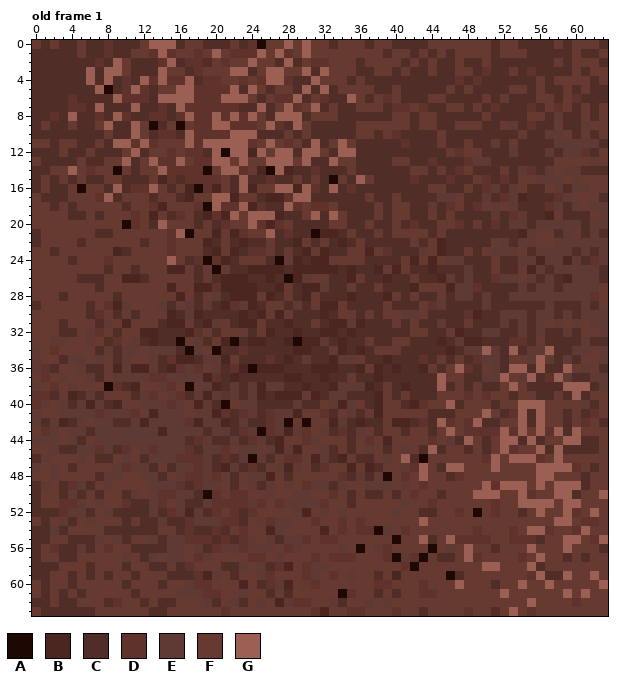
Edited in one commit: pixel-art file (assets/tilesetdraft.ase). That is the earlier state.
64x64 pixels, 11 frames. Colours within 5 levels of each other are drawn and written as one. Shown: old frame 1.
Visible layers, top first: "Layer 1", "Layer 2".
Palette (. is transparent): A #1e0804  B #4b2620  C #502d27  D #5f332b  E #5f3a34  F #663931  G #9b5f54
Pixels before, old frame 1 (only the part around the change), first column x 0:
14 CCFFGFDFFAFCFFGDDDDAFGGDFBAGBCCDCCCFCCCCCCFFCFCDFCCC
15 CFCFCFCCFFCCCFBDCDDDDFCGCCDCCFCFCAFCGFCCCCDCCCDCCFDC
16 CFCCFAFFCGCDDGFCFBADBFCGBFFGGBGDCGCDCCCCCCCCFFCCFCDE
17 FCCCFFFDGCFFFCFFCBFFGGBFFCBBDGGCCCCCCFCCFCCCCEEFCCEC
18 FFCFCFFFFFCFFDBFFFDAGDDGBDCCGDFDDFCCCCFCFFCCECDFCDFE
19 FFFFCCFCFFFDFBFCDFCBDBGFGGGBCCFGCGFCCCFCFFCCFCFCCCCE
20 FFFFFFFFFFADFCGFFFCFCDFFGDBDFCCCCFFCCFCCFCDCCFFDCFCD
21 CFFFFFFCCFFFFFFDGAFFBFBDFFGCDCCABBCFCCFCFFFFCFCCCCCC
22 CFFFFCFFFFFFCFFDFFFBCFCBCCFCCBFCFCBCFCCCCCFCFBCCCCCF
23 FFCFFFFFFBCFFFFDFFFCBFBCDDFCFCBFBCCFFBFDCCCEFBCCFCFE
24 FFFFCFFFDFFFFFFGFCDADBCFFFCAFBCBBFFFFCCCCFBFBFEECCCF
25 FFFFFFFFCFFCFFFBBFCFAFCCBBBBCBBBBBCBCCBFBFCCBCCCECCF
26 FFFFFCCCFFBBCFFFFFCFCBBBCCBCABEFFCCBFCCBCCFCCBECECCD
27 FFFFFFFCFFFFFFFBFFBBDBBBBCCBFCBBECCFCCFCCCBFFFBEEDCC
28 FFFCFFFFFCFFFFFFBFCFECBBBFBCFCBFCCCBCCCBFCFCCFCEECEC
29 CFFFFFCFDBEFFFECFECECBDEBCFFCECFBBFCCCCFCCCFDECCCCEC
30 FFFFFFCDFCFCFFFBCEBCCCCBCBFBFCCCBCFFCFCFFEEFCCCCDBCC
31 FFFCFFFCEFBFFFCBBFCBEFCBBFCCBCCFCBBEBCCCFCFCCECCFCCC
32 FFFCCFEDFCFFBBCCCBDFCFFFCFBCCBCCBBCBCCCCCCFFCCFBCCEE
33 FFEEFFEFCDFECBCCAFECFBACBBCCBABBECBCCFCCFFCCCBCEBBCC
34 EFDFFFFCECEEFEEECAEFACCDCCCCCBBCCFBCBCFFFCCCCCBCEEGE
35 EFFCEEFEFCEFFECDBBCEEBFCCCDCBCECCBEEFCCBCCCDCFCFCDEE
36 EDCFFECCFBEBBECBDEDFECDBABBBCCCBBBCCBFBCBCCBFCFGDCFE
37 FDFEFFECFEEEEDDEEEEBDCBCCCCCBBCCBCCFCCBCCCCCCGFFCCEE
38 EFDFEFFFADCBFFEDFAFEBCECEBEECCBCCBEEEBCFCBCCCGCFCFCC
39 DDCFBCECFFFCEDFEDCEBEDECEBCBBBFBCEECCCBFCFCCCFFFDFDF
40 DEFECEBECBFFEEEDEFBECAFEECCCCECCFEBEFCBFFCBDFFGCFFFC
41 EFFEEEEDEEEDFBEEEFEEBDCDECDEEBFFDCFECFBFFFFFCCCFFFGF
42 ECEBCEFEECCEBEEEEDBEEBCECCDEAFAFFBECBCCFBBCDCGDFDGCC
43 FDEFEECEEEEEEEBEEEECEECDEADEBEDFECDCEFCFFCFFCFGFDDDD
44 EEEFECFEEEEEEEEEECDECCECDECBFFDEFFFCFDFBFFFFDFECGFCF
45 FFECCEEDECDFEDEEEDCEEDFEEFEBEBFFECFCFEFCFEFCGCFFCFCF
46 CEFFFEFCCFEFCEEEDDDECDCEAECFDDFBECBFCCFEFGCAFFFFFFDG
47 EFEFCFFFFEDEECFCEEDECBECDCFEBEFCDFFBFBCFFEDGFCGGFFFG
48 FFEFFFFCEEFFEECFEDDEDFCFEEBFCFFFFFDCECFAFDFGFFCDFFFF
49 CEFCDECFEFFFFEEEDCDEEFCFECEFEFDEECEFFEEEFEFDFFFFFFGD
50 CFFCECFCFFCEFEDDEECADFDDFFEFFEEFFDFCFCCFCFDFFCFFFGGG
51 CFFDDEFEFFDCCEDFECCEDDDDEDFDEEEEDFFCFFFFFEFFDFFFFFFD
52 CCCDEECFECCCCECDEBECDFDCDFFFFEBFEFEFFFFFEFFCCFFDFAFD
53 FCFECFEFFFCFCCECCDEEEDDCFEDEEFFDFFDFDFFFFFFGFFFFFFFF
54 CCECFFFFCCCCCCFFCDCCDCFDFFBEFFFFBFDFDDAEFDFFFFFFFDFF
55 CCFFCCCEFECFFECEEDDDCDCDEFECEEDFDDFFFFFFAFFGCFGDDDDF
56 CFDCCECFDFFCCCCEEFECDEEDEEEFDEFFFFEFAFEDFFFFAFEFGFFC
57 CFFCCFFFFFEFCEFEEFDEFFFFDDFEFFFDFDDDFFFDAEDAFCCFGDFF
58 CCCFFFCFFFCFFCCFCDFFFCCEFECDBFDEEFFFFFFFFDAFFFFFFFGG
59 CCFFCFCFCFFCFFFCCCDBEFCFFEDFFFDEFDFEFFCFBFFFFFACFFFF
60 FCFFCFFFFFCFFFCFFEDDFFFBFCDEBFEDFFFFFFDDFFFDFFFGFFFC
61 FCFCFCFFFFFCFFFFEEEDDFFEFFCFCFFFFFADFFCFCFFDDFFFFFFF
62 CCFCCFFFCDFFCFCCFFFECFECFEFBEDDFFECFFEFEFFFFFFFFFFFF
63 FCCCCCCFFFFFFCCFFFFFFDFFFFFFFFFDBFFDDFFFDFFCFFFFDFFC
New version:
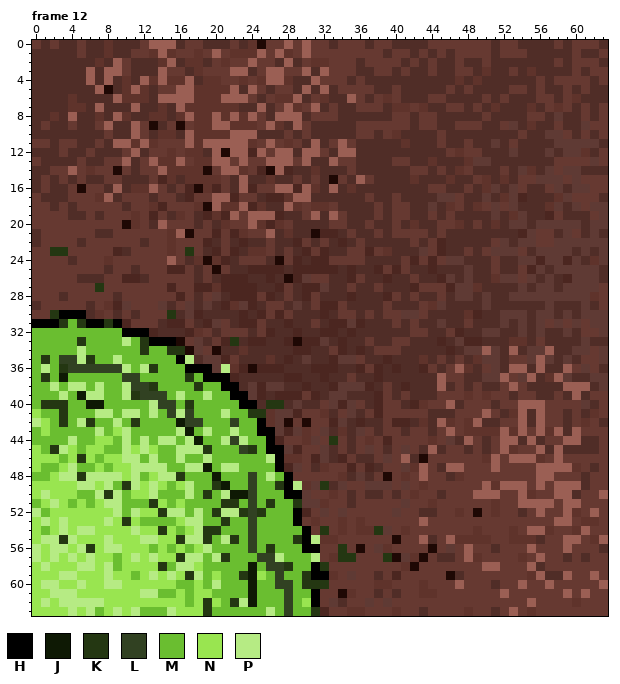
Colours new in this view: H #000000  J #0e1904  K #243712  L #314122  M #6abe30  N #99e550  P #b6eb84
A new or re-ordered frame is compared with the old frame closest to it.
The edit:
frames 11 -> 12
Frame 12 is new; against old frame 1, layer "Layer 1":
y 23: x 2..3 CF -> KK; x 17 F -> K
y 27: x 7 C -> K
y 30: x 2..5 FFFF -> KHHH; x 15 B -> K
y 31: x 0..9 FFFCFFFCEF -> HHHKMKHHKH
y 32: x 0..12 FFFCCFEDFCFFB -> MMMMMMMMMMHHH
y 33: x 0..15 FFEEFFEFCDFECBCC -> MMMMMKMMMMPMKHHH; x 22 A -> K
y 34: x 0..16 EFDFFFFCECEEFEEEC -> MMMMMPMMMMMMKMMKK
y 35: x 0..17 EFFCEEFEFCEFFECDBB -> MKMLLPKMMPMMMMMMHP
y 36: x 0..19 EDCFFECCFBEBBECBDEDF -> MPMKLLLLLLPMPKMMMHHH; x 21 C -> P
y 37: x 0..21 FDFEFFECFEEEEDDEEEEBDC -> MKMJMMMMMMLLMMMMMKMHHH
y 38: x 0..22 EFDFEFFFADCBFFEDFAFEBCE -> MMPMPPMPMMPLLKMMMMKMMHH
y 39: x 0..23 DDCFBCECFFFCEDFEDCEBEDEC -> MMMPMJPPMMPKLLLMPMMPMMHH
y 40: x 0..24 DEFECEBECBFFEEEDEFBECAFEE -> MKKKMMJJMMMMMPLLMKMMMMMHH; x 26..27 CC -> KK
y 41: x 0..25 EFFEEEEDEEEDFBEEEFEEBDCDEC -> NMMKMMMPPMPPMPMLPLMMMPMMKK
y 42: x 0..25 ECEBCEFEECCEBEEEEDBEEBCECC -> PNMKMPKMMPMKMMMMJLLMMMLMMH
y 43: x 0..26 FDEFEECEEEEEEEBEEEECEECDEAD -> MNMMMMMPMNPMMMMMPJMPMMPMMHH
y 44: x 0..26 EEEFECFEEEEEEEEEECDECCECDEC -> MMMMPMMNNMPMPMPPMPJMMPLPMMH; x 33 F -> K
y 45: x 0..27 FFECCEEDECDFEDEEEDCEEDFEEFEB -> NMKPNMNNMMPNPNMMPPPKMMMLKMHH
y 46: x 0..27 CEFFFEFCCFEFCEEEDDDECDCEAECF -> NNNMNKNMNNPPMPMMPMMPMMMMMMPH
y 47: x 0..27 EFEFCFFFFEDEECFCEEDECBECDCFE -> NMMNPMMNMNNPPPPMMPPJMPPMMMMH
y 48: x 0..28 FFEFFFFCEEFFEECFEDDEDFCFEEBFC -> MMNPPKPPPPNPMNPPKMMMJMMMLMPMH
y 49: x 0..29 CEFCDECFEFFFFEEEDCDEEFCFECEFEF -> NNNNNPPNPMKPNPNMNPMMKJMMLMMKHP; x 32 E -> K
y 50: x 0..29 CFFCECFCFFCEFEDDEECADFDDFFEFFE -> NPNNNMMPKPMNNPMMMPMKMPJJLMMMHH
y 51: x 0..29 CFFDDEFEFFDCCEDFECCEDDDDEDFDEE -> MNPNMNMNPPMMMKNMNMMMMKKMLMKMMK
y 52: x 0..29 CCCDEECFECCCCECDEBECDFDCDFFFFE -> PMNNNNNNNPMPNNKPPMPMKPPKLKMMMH
y 53: x 0..29 FCFECFEFFFCFCCECCDEEEDDCFEDEEF -> NPNPNNNNPNKNMMMMNPPMMKMMLMMMMH
y 54: x 0..30 CCECFFFFCCCCCCFFCDCCDCFDFFBEFFF -> NMNPNPPNNNNPNNKNMNPKKMMMLMMMMMH; x 32 B -> K; x 38 A -> K
y 55: x 0..31 CCFFCCCEFECFFECEEDDDCDCDEFECEEDF -> NPPKPNNNPNNNPPNNKPPKMPKMLMMMMKHP
y 56: x 0..31 CFDCCECFDFFCCCCEEFECDEEDEEEFDEFF -> PNPPNPKNPPNNNMNMNMNPMMMMLMKMMMHH; x 34 E -> K
y 57: x 0..31 CFFCCFFFFFEFCEFEEFDEFFFFDDFEFFFD -> PNPNPNPNNMNPNPNNKPPMPKMMMLLPMMMP; x 34..35 DD -> KK; x 39 D -> K
y 58: x 0..32 CCCFFFCFFFCFFCCFCDFFFCCEFECDBFDEE -> NPNNNPPNPMNNNNKMPPNMMMMMJMLLKMMHK
y 59: x 0..32 CCFFCFCFCFFCFFFCCCDBEFCFFEDFFFDEF -> NNNPPNNNPNNMNPNPNKPMNMMKJNMLMMKHH
y 60: x 0..32 FCFFCFFFFFCFFFCFFEDDFFFBFCDEBFEDF -> NPPNNPNNPPNNNNNNMMNMPMMMJMMLLMKKK
y 61: x 0..31 FCFCFCFFFFFCFFFFEEEDDFFEFFCFCFFF -> NNPPPNNNNNNNPPMMNMNNMMMMJMMMLMMH
y 62: x 0..31 CCFCCFFFCDFFCFCCFFFECFECFEFBEDDF -> NPNPPPPPNNNNNNNNNMNKNMKPJMMMLMNH
y 63: x 0..31 FCCCCCCFFFFFFCCFFFFFFDFFFFFFFFFD -> NNNNPNPMNPNPMMMPNNNKMMMMMMPMLMMK
Changed places in both pictures, as pixel boxes (x1, y1, x2, y2):
changed: (50, 247, 68, 256)
changed: (185, 247, 194, 256)
changed: (32, 283, 392, 616)
